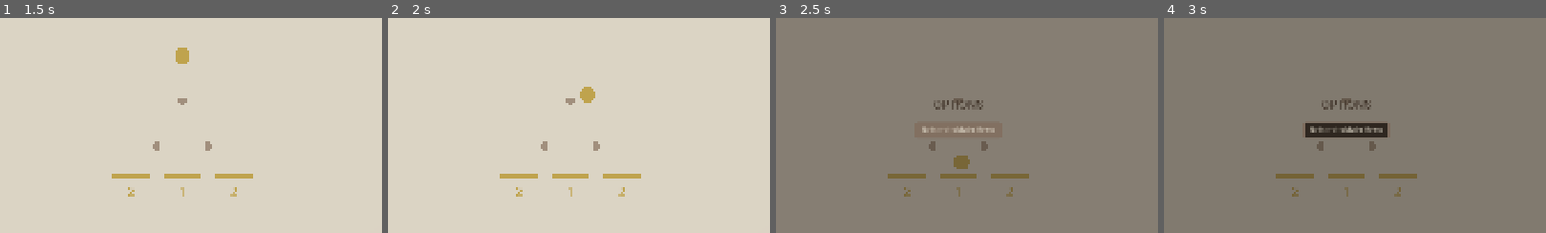
Above: before the commit, frames 1-4 (left to right).
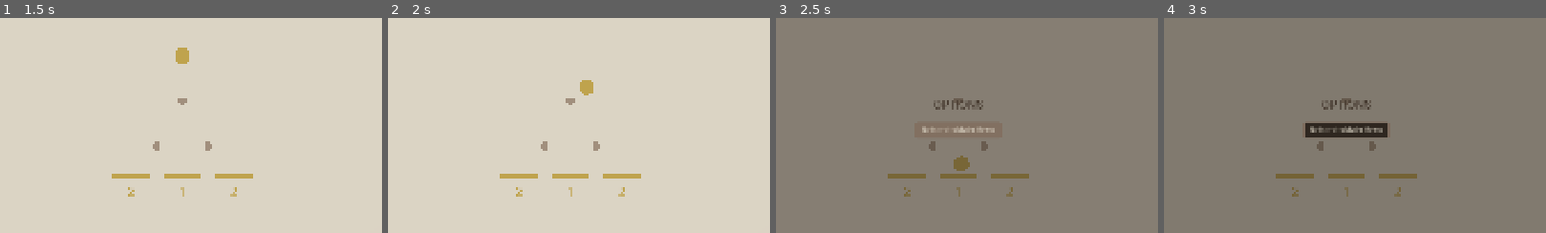
Above: after the commit, the same moments.

Repository: kjbrown-sandbox/pleenko
Game: Godot game, scene res://entities/prestige_screen/prestige_screen.tscn
Same seed, same stepped clock (60 frames per second), same inputs: the game is played once before the commit and once after it. This scene is started directly instead of the project's main scene.
Inputs (mouse positions are % of the whole screen's width and height, from its top left):
- Up to frame 1 (1.5 s): click "Claim Rewards" at 0.5 s; click "Drop Gold" at 1.25 s
- Up to frame 2 (2 s): no input
- Up to frame 3 (2.5 s): click (97, 96) at 2 s
- Up to frame 4 (3 s): click "Return to Main Menu" at 2.75 s
The pictures show only the part of the screen within x 26-76%, y 27-77%; the shares and areas given below are measured in that part.

Frame 1 is identical in both runs. In frame 2, 0.3% of the frame differs, in the area x 50-55%, y 28-40%; in frame 3, less than 0.1%; in frame 4, nothing differs.

Commit message:
Bug fixes and polish from playtest notes
- Large numbers now display with K/M/B suffixes (1.5K, 10K, 2.3M)
  across currency bars, tooltips, upgrade costs, and floating text
- Coins use cylinder mesh and get incremental Z offsets so later
  coins layer cleanly in front of earlier ones
- Peg bounces are randomized (height ×0.3–1.7, time ×0.9–1.1)
- Floating multiplier text uses local coords so it positions
  correctly on non-gold boards
- Buying drop rate now scales the remaining cooldown proportionally
  instead of waiting out the old full duration
- Challenge failure sets a _has_failed flag that blocks further coin
  drops, bucket scoring, and constraint checks
- Challenge timer doesn't start until the first coin is dropped
  (or autodroppers activate for Survive objectives)
- Non-prestige coins desaturate alongside pegs/buckets during the
  prestige slow-mo animation

Diff:
--- a/autoloads/challenge_manager/challenge_manager.gd
+++ b/autoloads/challenge_manager/challenge_manager.gd
@@ -23,6 +23,10 @@
 
 func get_time_remaining() -> float:
 	return _tracker.time_remaining if _tracker else 0.0
+
+
+func has_failed() -> bool:
+	return _tracker._has_failed if _tracker else false
 
 
 # ── Setup ─────────────────────────────────────────────────────────
@@ -106,6 +110,8 @@
 func _activate_autodroppers(objective: Survive) -> void:
 	if not is_active_challenge:
 		return
+	if _tracker:
+		_tracker.start_timer()
 	var normal_id := StringName("%s_NORMAL" % Enums.BoardType.keys()[objective.board_type])
 	for i in objective.autodropper_count:
 		_board_manager._on_autodropper_adjust(normal_id, 1)
--- a/autoloads/challenge_manager/challenge_tracker.gd
+++ b/autoloads/challenge_manager/challenge_tracker.gd
@@ -19,6 +19,8 @@
 var _survive_passed: bool = false
 var _current_bucket_group: int = 0
 var _total_drops: int = 0
+var _has_failed: bool = false
+var _timer_started: bool = false
 
 
 func setup(_challenge: ChallengeData, _board_manager: BoardManager) -> void:
@@ -32,6 +34,11 @@
 	_survive_passed = false
 	_current_bucket_group = 0
 	_total_drops = 0
+	_timer_started = false
+
+
+func start_timer() -> void:
+	_timer_started = true
 
 
 func connect_to_boards() -> void:
@@ -45,7 +52,13 @@
 	if board.coin_landed.is_connected(_on_coin_landed):
 		return
 	board.coin_landed.connect(_on_coin_landed)
+	board.coin_dropped.connect(_on_coin_dropped)
 	board.autodrop_failed.connect(_on_autodrop_failed)
+
+
+func _on_coin_dropped() -> void:
+	if not _timer_started:
+		_timer_started = true
 
 
 func _on_board_switched(_board: PlinkoBoard) -> void:
@@ -56,6 +69,8 @@
 # ── Timer ─────────────────────────────────────────────────────────
 
 func _process(delta: float) -> void:
+	if not _timer_started:
+		return
 	time_remaining -= delta
 	if time_remaining <= 0.0:
 		time_remaining = 0.0
@@ -64,16 +79,21 @@
 
 
 func _on_time_up() -> void:
+	if _has_failed:
+		return
 	_survive_passed = true
 	if _are_all_objectives_met():
 		completed.emit()
 	else:
+		_has_failed = true
 		failed.emit("Time's up!")
 
 
 # ── Coin landing ─────────────────────────────────────────────────
 
 func _on_coin_landed(board_type: Enums.BoardType, bucket_index: int, _currency_type: Enums.CurrencyType, _amount: int) -> void:
+	if _has_failed:
+		return
 	_total_drops += 1
 
 	# Track bucket hits
@@ -128,6 +148,7 @@
 	for constraint in challenge.constraints:
 		if constraint is NeverTouchBucket:
 			if board_type == constraint.board_type and bucket_index == constraint.bucket_index:
+				_has_failed = true
 				failed.emit("Landed in forbidden bucket!")
 				return
 
@@ -136,6 +157,7 @@
 		if objective is EarnWithinXDrops and _total_drops > objective.max_drops:
 			var balance := CurrencyManager.get_balance(objective.currency_type)
 			if balance < objective.amount:
+				_has_failed = true
 				failed.emit("Ran out of drops!")
 				return
 
@@ -147,13 +169,17 @@
 # ── Currency constraints ──────────────────────────────────────────
 
 func _on_currency_changed(type: Enums.CurrencyType, new_balance: int, _new_cap: int) -> void:
+	if _has_failed:
+		return
 	for constraint in challenge.constraints:
 		if constraint is NeverMoreThanXCoins:
 			if type == constraint.currency_type and new_balance > constraint.amount:
+				_has_failed = true
 				failed.emit("Exceeded %d %s!" % [constraint.amount, Enums.CurrencyType.keys()[type]])
 				return
 		elif constraint is NeverLessThanXCoins:
 			if type == constraint.currency_type and new_balance < constraint.amount:
+				_has_failed = true
 				failed.emit("Dropped below %d %s!" % [constraint.amount, Enums.CurrencyType.keys()[type]])
 				return
 
@@ -161,8 +187,11 @@
 # ── Autodrop failure ──────────────────────────────────────────────
 
 func _on_autodrop_failed(board_type: Enums.BoardType) -> void:
+	if _has_failed:
+		return
 	for objective in challenge.objectives:
 		if objective is Survive and objective.board_type == board_type:
+			_has_failed = true
 			failed.emit("Autodropper can't afford to drop!")
 			return
 
@@ -315,6 +344,8 @@
 		for board in board_manager.get_boards():
 			if board.coin_landed.is_connected(_on_coin_landed):
 				board.coin_landed.disconnect(_on_coin_landed)
+			if board.coin_dropped.is_connected(_on_coin_dropped):
+				board.coin_dropped.disconnect(_on_coin_dropped)
 			if board.autodrop_failed.is_connected(_on_autodrop_failed):
 				board.autodrop_failed.disconnect(_on_autodrop_failed)
 			board.clear_all_markings()
--- a/entities/coin/coin.gd
+++ b/entities/coin/coin.gd
@@ -85,16 +85,20 @@
 			if predicted_bucket:
 				final_bounce_started.emit(self, predicted_bucket)
 
+		# Add randomness so bounces don't look uniform
+		var bounce_height: float = t.coin_bounce_height * randf_range(0.3, 1.7)
+		var fall_time: float = t.coin_fall_time * randf_range(0.9, 1.1)
+
 		var x_tween: Tween = create_tween()
 		_active_tweens.append(x_tween)
-		x_tween.tween_property(self, "position:x", next_x, t.coin_fall_time) \
+		x_tween.tween_property(self, "position:x", next_x, fall_time) \
 			.set_ease(Tween.EASE_IN_OUT) \
 			.set_trans(Tween.TRANS_LINEAR)
 
 		var y_tween: Tween = create_tween()
 		_active_tweens.append(y_tween)
-		y_tween.tween_property(self, "position:y", position.y + t.coin_bounce_height, t.coin_fall_time / 3) \
+		y_tween.tween_property(self, "position:y", position.y + bounce_height, fall_time / 3) \
 			.set_ease(Tween.EASE_OUT).set_trans(Tween.TRANS_QUAD)
-		y_tween.tween_property(self, "position:y", next_y, t.coin_fall_time * 2 / 3) \
+		y_tween.tween_property(self, "position:y", next_y, fall_time * 2 / 3) \
 			.set_ease(Tween.EASE_IN).set_trans(Tween.TRANS_QUAD)
 		y_tween.tween_callback(_bounce_or_despawn)
--- a/entities/main/coin_values.gd
+++ b/entities/main/coin_values.gd
@@ -95,13 +95,15 @@
 	var at_cap := cap > 0 and balance >= cap
 	var coin_name := _get_currency_name(type)
 
+	var fmt_balance := FormatUtils.format_number(balance)
+	var fmt_cap := FormatUtils.format_number(cap)
 	if at_cap:
-		bar.update_text("%s %d/%d (MAX)" % [coin_name, balance, cap])
+		bar.update_text("%s %s/%s (MAX)" % [coin_name, fmt_balance, fmt_cap])
 		bar.set_fill(1.0)
 		bar.set_main_disabled(true)
 		bar.apply_fill_colors(true, true)
 	else:
-		bar.update_text("%s %d/%d" % [coin_name, balance, cap])
+		bar.update_text("%s %s/%s" % [coin_name, fmt_balance, fmt_cap])
 		var fill_pct := clampf(float(balance) / float(cap), 0.0, 1.0) if cap > 0 else 0.0
 		bar.set_fill(fill_pct)
 		bar.set_main_disabled(false)
@@ -118,7 +120,7 @@
 	var cost := CurrencyManager.get_cap_raise_cost(type)
 	var cap_currency: int = CurrencyManager.cap_raise_currency(type)
 	var currency_name := _get_currency_name(cap_currency)
-	_hover_tooltip.update_and_show("Cost: %d %s" % [cost, currency_name])
+	_hover_tooltip.update_and_show("Cost: %s %s" % [FormatUtils.format_number(cost), currency_name])
 
 
 func _on_cap_unhover() -> void:
--- a/entities/plinko_board/plinko_board.gd
+++ b/entities/plinko_board/plinko_board.gd
@@ -36,11 +36,13 @@
 var _drop_buttons: Dictionary = {}  # StringName -> node (for autodropper lookup)
 var _bucket_markings: Dictionary = {}  # int (bucket index) -> StringName ("hit" | "target" | "forbidden")
 var multi_drop_count: int = -1
+var _coin_z_counter: int = 0  # Increments per coin so later coins render in front
 
 signal board_rebuilt
 signal autodropper_adjust_requested(button_id: StringName, delta: int)
 signal coin_landed(board_type: Enums.BoardType, bucket_index: int, currency_type: Enums.CurrencyType, amount: int)
 signal autodrop_failed(board_type: Enums.BoardType)
+signal coin_dropped
 signal prestige_coin_landed(coin: Coin, bucket: Bucket)
 
 var _drop_timer_remaining: float = 0.0
@@ -110,7 +112,7 @@
 func _format_cost_text(costs: Array) -> String:
 	var parts: PackedStringArray = []
 	for cost in costs:
-		parts.append("%d %s" % [cost[1], FormatUtils.currency_name(cost[0], false)])
+		parts.append("%s %s" % [FormatUtils.format_number(cost[1]), FormatUtils.currency_name(cost[0], false)])
 	return ", ".join(parts)
 
 
@@ -147,6 +149,9 @@
 
 
 func request_drop(costs: Array = [], coin_type: int = -1) -> void:
+	if ChallengeManager.is_active_challenge and ChallengeManager.has_failed():
+		return
+
 	if costs.is_empty():
 		costs = _get_drop_costs()
 	var drop_coin_type: Enums.CurrencyType = (coin_type as Enums.CurrencyType) if coin_type != -1 else TierRegistry.primary_currency(board_type)
@@ -209,11 +214,13 @@
 
 func _launch_coin(coin: Coin) -> void:
 	coin.board = self
-	coin.position = Vector3(0, vertical_spacing + 0.2, 0)
+	_coin_z_counter += 1
+	coin.position = Vector3(0, vertical_spacing + 0.2, _coin_z_counter * 0.001)
 	add_child(coin)
 	coin.landed.connect(on_coin_landed)
 	coin.final_bounce_started.connect(_on_final_bounce_started)
 	coin.start(Vector3(0, 0.2, 0))
+	coin_dropped.emit()
 
 
 func _drop_immediate_coin(coin: Coin) -> void:
@@ -497,21 +504,27 @@
 	build_board()
 
 func decrease_drop_delay() -> void:
+	var old_delay := drop_delay
 	drop_delay *= drop_delay_reduction_factor
+	# If currently waiting, scale remaining time proportionally so the player
+	# doesn't have to wait the full old duration
+	if is_waiting and old_delay > 0.0:
+		_drop_timer_remaining *= drop_delay / old_delay
 
 func _show_floating_text(pos: Vector3, multiplier: float, total: int) -> void:
 	var t: VisualTheme = ThemeProvider.theme
 	var label := Label3D.new()
 	if multiplier == floorf(multiplier):
-		label.text = "x%d = %d" % [int(multiplier), total]
+		label.text = "x%d = %s" % [int(multiplier), FormatUtils.format_number(total)]
 	else:
-		label.text = "x%.1f = %d" % [multiplier, total]
+		label.text = "x%.1f = %s" % [multiplier, FormatUtils.format_number(total)]
 	label.font_size = t.floating_text_font_size
 	label.outline_size = t.label_outline_size
 	if t.label_font:
 		label.font = t.label_font
 	label.modulate = t.normal_text_color
-	label.position = Vector3(pos.x, pos.y + 0.3, pos.z + 0.05)
+	var local_pos := to_local(pos)
+	label.position = Vector3(local_pos.x, local_pos.y + 0.3, local_pos.z + 0.05)
 	if multiplier >= 9:
 		label.modulate = t.high_multiplier_color
 	add_child(label)
--- a/entities/prestige_animator/prestige_animator.gd
+++ b/entities/prestige_animator/prestige_animator.gd
@@ -79,7 +79,7 @@
 	# Spawn VFX handler
 	_vfx = PrestigeVFX.new()
 	add_child(_vfx)
-	_vfx.setup(_camera, coin.board, predicted_bucket)
+	_vfx.setup(_camera, coin.board, predicted_bucket, coin)
 
 	# Enter slow-mo — the coin is still mid-bounce, heading toward the bucket
 	PrestigeManager.enter_phase(PrestigeManager.PrestigePhase.SLOW_MO)
--- a/entities/prestige_vfx/prestige_vfx.gd
+++ b/entities/prestige_vfx/prestige_vfx.gd
@@ -9,22 +9,26 @@
 var _camera: Camera3D
 var _board: PlinkoBoard
 var _target_bucket: Bucket
+var _target_coin: Coin
 var _shake_active: bool = false
 var _shake_intensity: float = 0.0
 var _shake_duration: float = 0.0
 var _shake_elapsed: float = 0.0
 ## Stores original colors so they can be restored on abort: [[material, original_color], ...]
 var _darkened_materials: Array = []
+## Stores original coin shader material colors: [[ShaderMaterial, original_color], ...]
+var _darkened_coin_materials: Array = []
 ## Stores original label modulates: [[Label3D, original_color], ...]
 var _darkened_labels: Array = []
 ## Shockwave CanvasLayers added to root (not children of this node) that need manual cleanup.
 var _shockwave_layers: Array[CanvasLayer] = []
 
 
-func setup(camera: Camera3D, board: PlinkoBoard, target_bucket: Bucket) -> void:
+func setup(camera: Camera3D, board: PlinkoBoard, target_bucket: Bucket, target_coin: Coin = null) -> void:
 	_camera = camera
 	_board = board
 	_target_bucket = target_bucket
+	_target_coin = target_coin
 	process_mode = Node.PROCESS_MODE_ALWAYS
 	set_process(false)
 	_collect_world_materials()
@@ -49,6 +53,15 @@
 		if b and b._label:
 			_darkened_labels.append([b._label, b._label.modulate])
 
+	# Non-prestige coins on the board
+	for child in _board.get_children():
+		if child is Coin and child != _target_coin:
+			var mesh := child.get_node_or_null("MeshInstance3D") as MeshInstance3D
+			if mesh and mesh.material_override is ShaderMaterial:
+				var shader_mat := mesh.material_override as ShaderMaterial
+				var color: Color = shader_mat.get_shader_parameter("albedo_color")
+				_darkened_coin_materials.append([shader_mat, color])
+
 
 ## Called during slow-mo to desaturate the world based on progress (0.0 to 1.0).
 func update_desaturation(progress: float) -> void:
@@ -61,6 +74,11 @@
 		var original: Color = entry[1]
 		mat.albedo_color = original.lerp(bg, amount)
 
+	for entry in _darkened_coin_materials:
+		var shader_mat: ShaderMaterial = entry[0]
+		var original: Color = entry[1]
+		shader_mat.set_shader_parameter("albedo_color", original.lerp(bg, amount))
+
 	for entry in _darkened_labels:
 		var label: Label3D = entry[0]
 		var original: Color = entry[1]
@@ -82,12 +100,18 @@
 		var original: Color = entry[1]
 		if is_instance_valid(mat):
 			mat.albedo_color = original
+	for entry in _darkened_coin_materials:
+		var shader_mat: ShaderMaterial = entry[0]
+		var original: Color = entry[1]
+		if is_instance_valid(shader_mat):
+			shader_mat.set_shader_parameter("albedo_color", original)
 	for entry in _darkened_labels:
 		var label: Label3D = entry[0]
 		var original: Color = entry[1]
 		if is_instance_valid(label):
 			label.modulate = original
 	_darkened_materials.clear()
+	_darkened_coin_materials.clear()
 	_darkened_labels.clear()
 	# Free shockwave CanvasLayers (added to root, not children of this node)
 	for layer in _shockwave_layers:
--- a/entities/upgrade_row/upgrade_row.gd
+++ b/entities/upgrade_row/upgrade_row.gd
@@ -107,4 +107,4 @@
 	if at_max:
 		return ""
 	var currency_name: String = _get_currency_name(TierRegistry.primary_currency(_board_type))
-	return "Cost: %d %s" % [state.cost, currency_name]
+	return "Cost: %s %s" % [FormatUtils.format_number(state.cost), currency_name]
--- a/scripts/format_utils.gd
+++ b/scripts/format_utils.gd
@@ -16,3 +16,30 @@
 ## Human-readable name for an upgrade type (e.g. "add row", "drop rate").
 static func upgrade_name(type: Enums.UpgradeType) -> String:
 	return Enums.UpgradeType.keys()[type].to_lower().replace("_", " ")
+
+
+## Formats a number with K/M/B suffixes for readability.
+## Under 10: one decimal (1.5K). 10+: whole number (10K, 200M).
+## Examples: 1500 → "1.5K", 15000 → "15K", 2300000 → "2.3M"
+static func format_number(value: int) -> String:
+	if value < 1000:
+		return str(value)
+	elif value < 1_000_000:
+		var k := value / 1000.0
+		return _format_suffix(k, "K")
+	elif value < 1_000_000_000:
+		var m := value / 1_000_000.0
+		return _format_suffix(m, "M")
+	else:
+		var b := value / 1_000_000_000.0
+		return _format_suffix(b, "B")
+
+
+## Formats a value with a suffix. Shows one decimal for < 10, whole numbers otherwise.
+static func _format_suffix(val: float, suffix: String) -> String:
+	if val < 10.0:
+		var s := "%.1f" % val
+		if s.ends_with(".0"):
+			s = s.substr(0, s.length() - 2)
+		return s + suffix
+	return "%d%s" % [int(val), suffix]
--- a/style_lab/visual_theme.gd
+++ b/style_lab/visual_theme.gd
@@ -100,7 +100,7 @@
 # ── Coins ────────────────────────────────────────────────────────────
 @export_group("Coins")
 enum CoinShape { SPHERE, CYLINDER }
-@export var coin_shape: CoinShape = CoinShape.SPHERE
+@export var coin_shape: CoinShape = CoinShape.CYLINDER
 @export var coin_radius := 0.15
 @export var coin_height := 0.05                                   # cylinder only
 @export var coin_roughness := 0.3
